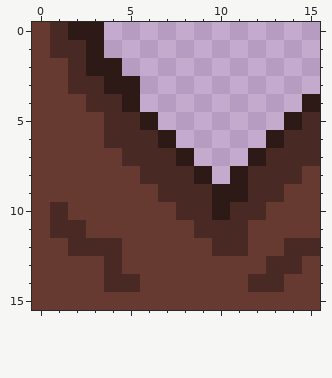
One commit to this pixel-art file: Raw_Assets/Middle_tree_trunk_top_two_branches.ase. The first picture shows the starting point.
16x16 pixels, 1 frame.
Once edited:
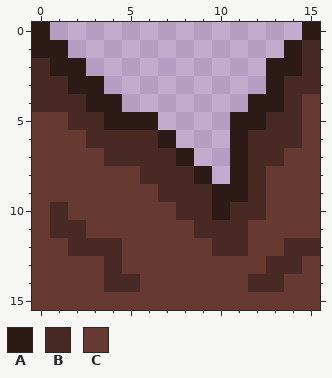
Palette (. is transparent): A #2d1916  B #492924  C #663931
Change:
y 0: x 0..3 CBAA -> A...; x 15 . -> A
y 1: x 0..3 CBBA -> AA..; x 14..15 .. -> AB
y 2: x 0..4 CCBAA -> BAA..; x 13..15 ... -> AAB
y 3: x 0..5 CCBBAA -> BBAA..; x 13..15 ... -> ABB
y 4: x 0..5 CCCBBA -> BBBAA.; x 12..15 ...A -> AABC
y 5: x 2..5 CCBB -> BBAA; x 11..15 ...AB -> AABBC
y 6: x 3 C -> B; x 11..13 ..A -> ABB; x 15 B -> C
y 7: x 4 C -> B; x 11..12 .A -> AB; x 14..15 BB -> CC
y 8: x 13..14 BB -> CC
y 9: x 13 B -> C
Boxes around the changes in both pictures, in picture pixels (x1, y1, x2, y2):
changed: (32, 22, 140, 166)
changed: (230, 22, 320, 202)
